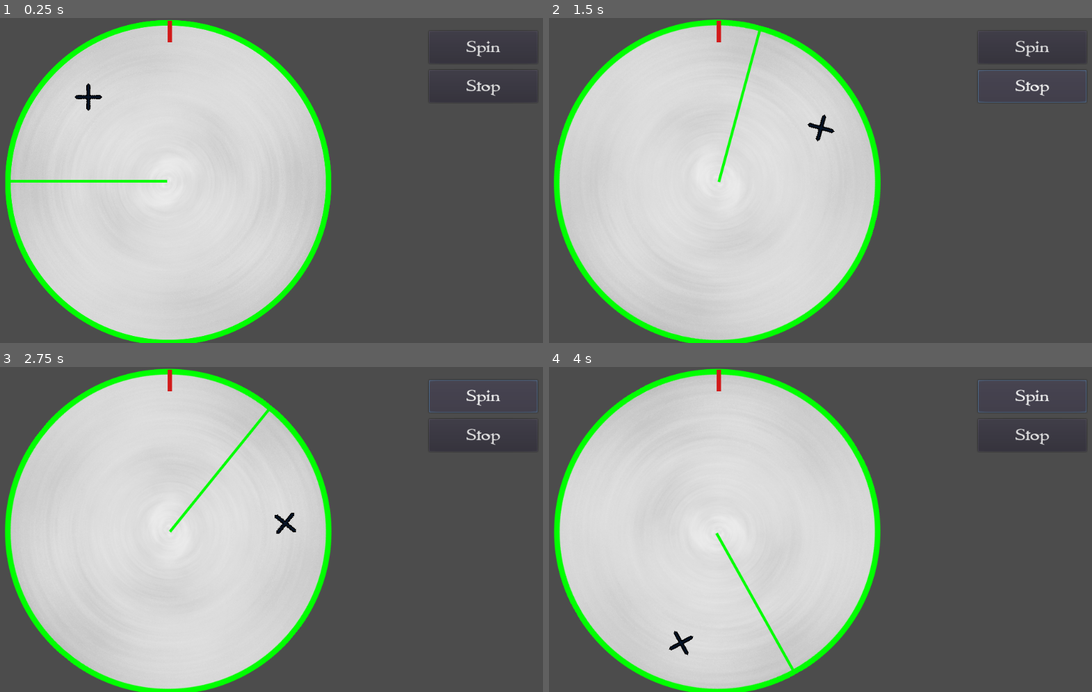
Above: before the commit, frames 1-4 (two rows, left to right).
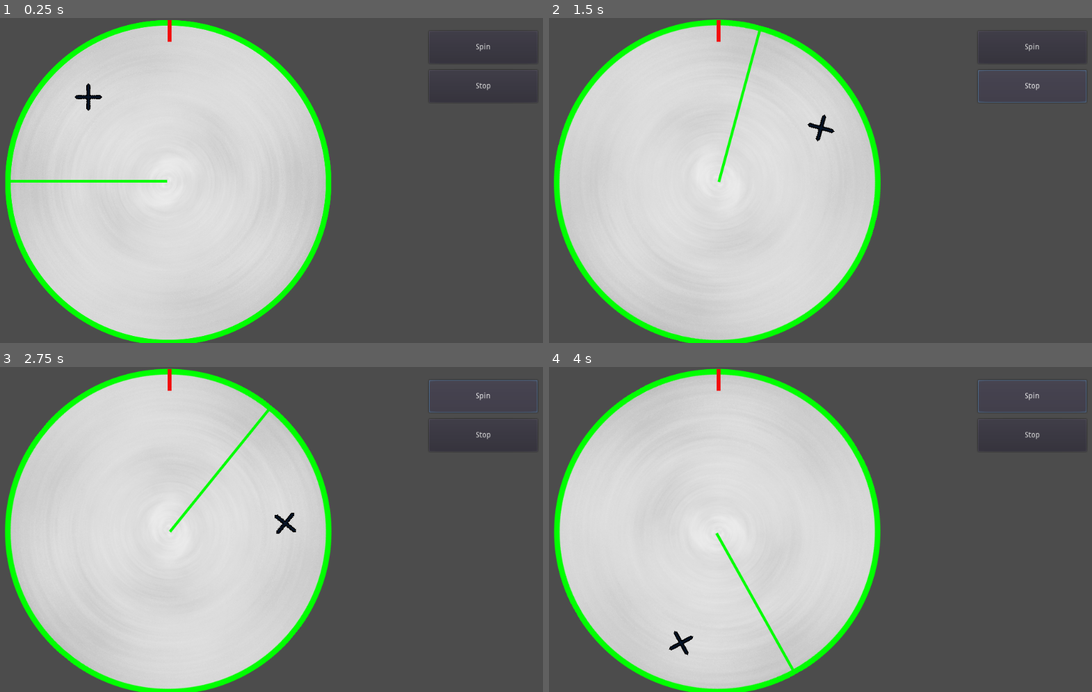
Above: after the commit, the same moments.

Repository: ToyWalrus/ProjectDelve
Game: Godot game, scene res://scenes/WheelDemo.tscn
The game is run twice, just before and just after one commit, with the same random seed, the same clock (stepped at 60 frames per second) and the same inputs. The project has no main scene, so this scene is started directly.
Inputs:
- Up to frame 1 (0.25 s): no input
- Up to frame 2 (1.5 s): click "Spin" at 0.5 s; click "Stop" at 1.25 s
- Up to frame 3 (2.75 s): click "Spin" at 2 s
- Up to frame 4 (4 s): click "Stop" at 2.75 s; click "Spin" at 3.5 s

The runs differ from the first frame. In frame 1, 0.3% of the frame differs, in the area x 30-93%, y 0-24%; in frame 2, 0.3%; in frame 3, 0.3%; in frame 4, 0.3%.

Commit message:
Reverted project-wide font setting

Diff:
--- a/project.godot
+++ b/project.godot
@@ -101,10 +101,6 @@
 
 scene=false
 
-[gui]
-
-theme/custom_font="res://assets/Font.tres"
-
 [input]
 
 mouse_click={
--- a/scenes/Wheel.tscn
+++ b/scenes/Wheel.tscn
@@ -121,3 +121,10 @@
 miss_icon = ExtResource( 7 )
 
 [node name="Tween" type="Tween" parent="."]
+
+[node name="ColorRect" type="ColorRect" parent="."]
+margin_left = -1.0
+margin_top = -300.0
+margin_right = 6.0
+margin_bottom = -260.0
+color = Color( 0.956863, 0.0470588, 0.0470588, 1 )
--- a/scenes/WheelDemo.tscn
+++ b/scenes/WheelDemo.tscn
@@ -28,13 +28,6 @@
 margin_bottom = 156.0
 text = "Stop"
 
-[node name="ColorRect" type="ColorRect" parent="."]
-margin_left = 319.0
-margin_top = 5.0
-margin_right = 327.0
-margin_bottom = 45.0
-color = Color( 0.827451, 0.105882, 0.105882, 1 )
-
 [connection signal="wheel_stopped" from="Wheel" to="." method="_wheel_landed"]
 [connection signal="pressed" from="Buttons/Spin" to="." method="_on_spin"]
 [connection signal="pressed" from="Buttons/Stop" to="." method="_on_stop"]
